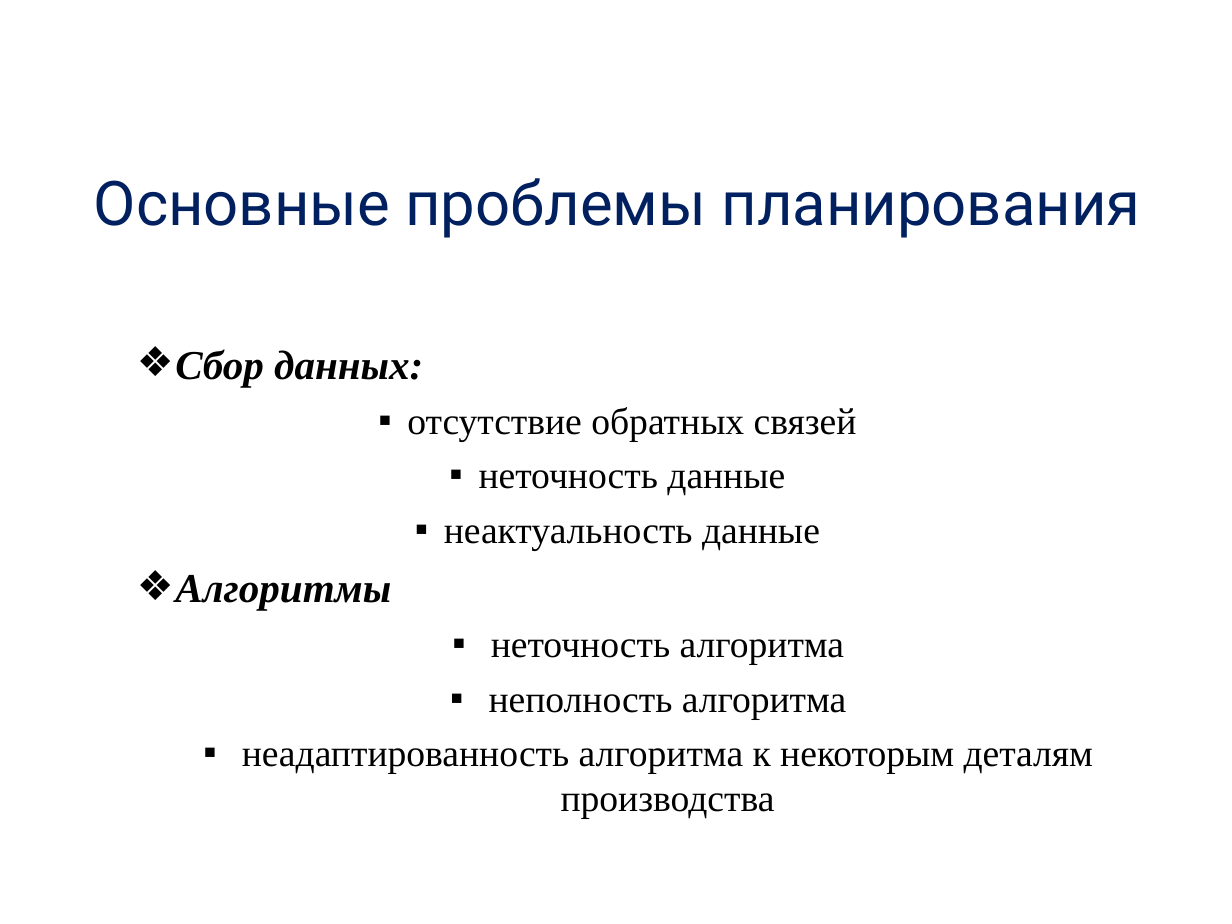
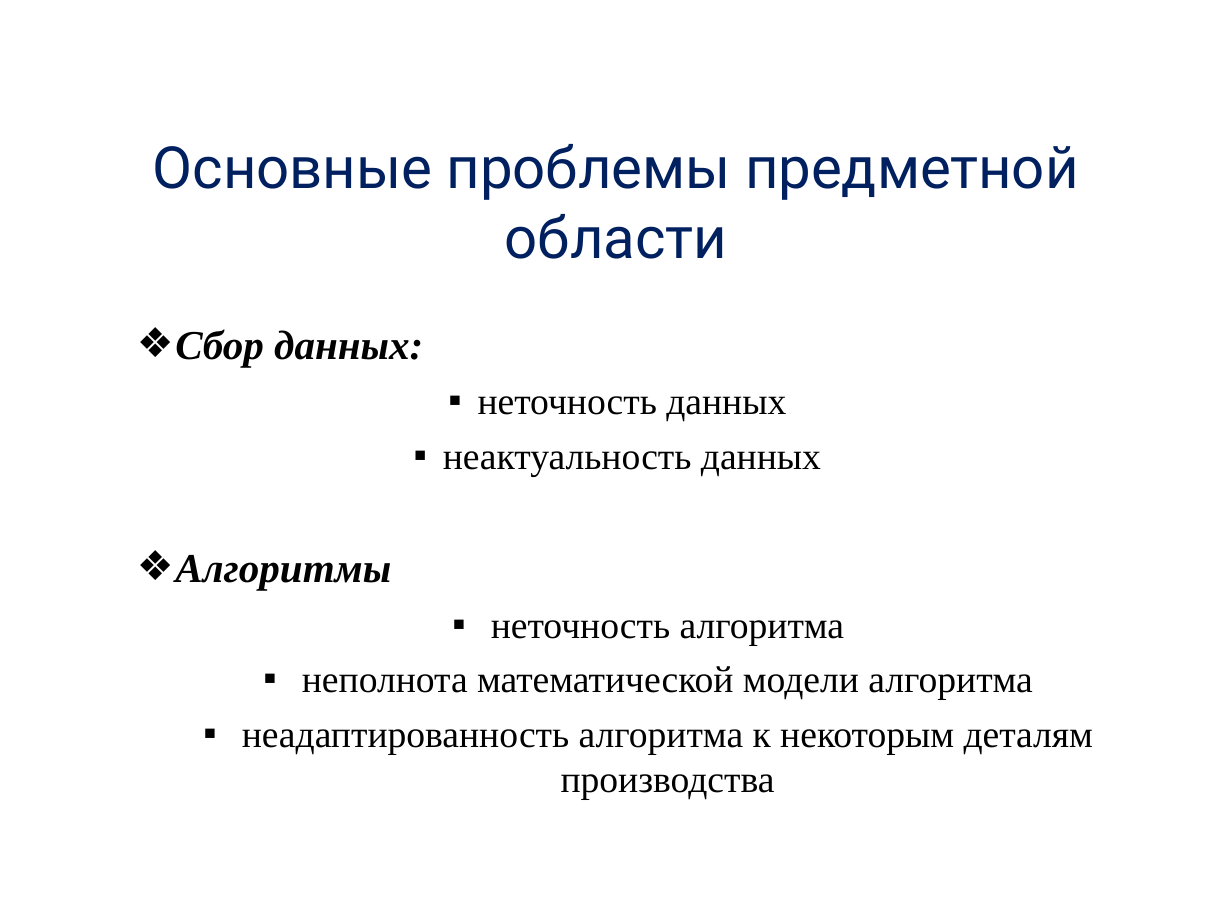
Before and after one commit to alexdegtev/SchedulerTask, a slide deck: slide 4 of Docs/presentation.ppt (slide 5 before the commit). Drawn at 1232x924 pixels with LibreOffice and Linux fonts; fonts in the diff are those of the drawing; background and template pictures are left out. Boxes give left, top, right and bottom in pixels: in the first picture for what was removed or moved away, otherwise in the second. Text is boxed around its words. In the diff, an @@ line names an element or a change of style, - is before the commit and + after.

```diff
--- a/Docs/presentation.ppt
+++ b/Docs/presentation.ppt
@@ title at <box>153,144,1079,259</box>: text changed; size 36 to 34 pt @@
-Основные проблемы планирования
+Основные проблемы предметной области
@@ text "Сбор данных:": place and size @@
-text "Сбор данных:" at <box>175,349,1093,819</box>
+text "Сбор данных:" at <box>175,329,1093,800</box>
@@ text at <box>443,396,821,477</box>: text changed @@
-▪ отсутствие обратных связей
-▪ неточность данные
-▪ неактуальность данные
+▪ неточность данных
+▪ неактуальность данных
@@ text at <box>302,666,1032,700</box>: text changed @@
-  ▪ неполность алгоритма
+  ▪ неполнота математической модели алгоритма
```
Also in this commit, not shown: 7 other slides changed, 4 slides added, 6 slides removed, 1 other file.
